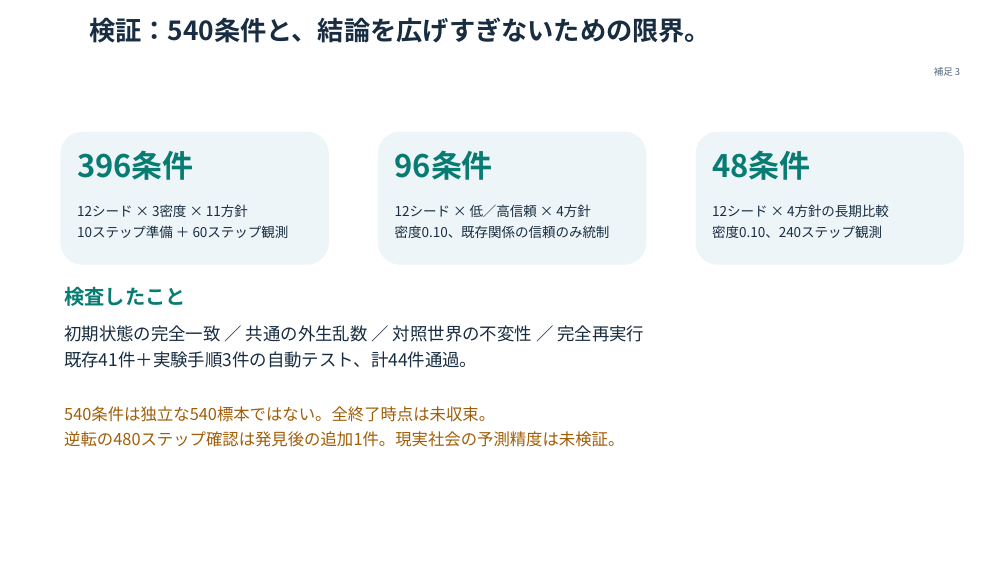
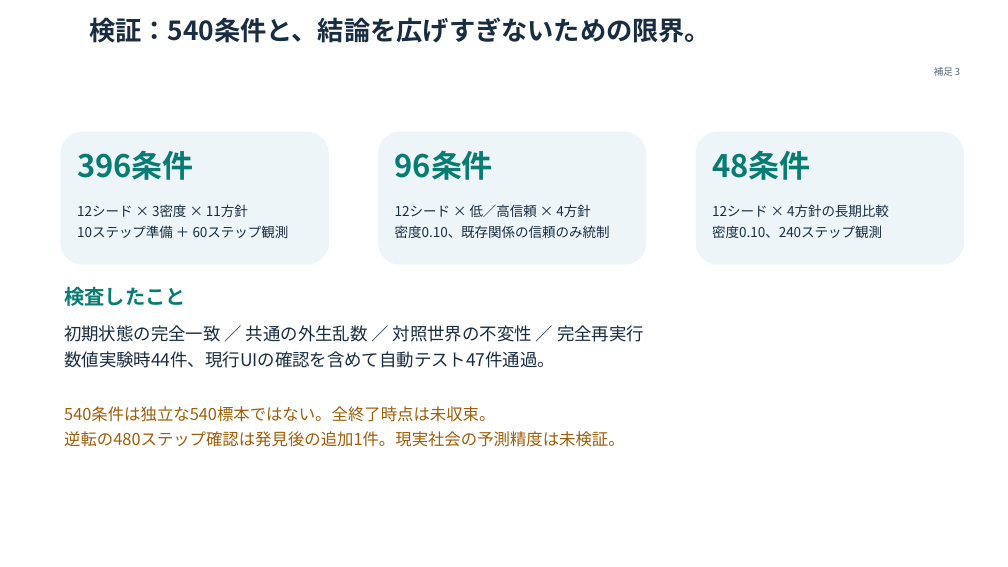
Before and after one commit to maton369/social-relationship-lab, a slide deck: slide 11 of presentation/Social_Relationship_Lab.pptx. Drawn at 1008x567 pixels with LibreOffice and Linux fonts; fonts in the diff are those of the drawing; background and template pictures are left out. Boxes give left, top, right and bottom in pixels: in the first picture for what was removed or moved away, otherwise in the second. Text is boxed around its words. In the diff, an @@ line names an element or a change of style, - is before the commit and + after.

```diff
--- a/presentation/Social_Relationship_Lab.pptx
+++ b/presentation/Social_Relationship_Lab.pptx
@@ text at box(64, 351, 555, 368): text changed @@
-既存41件＋実験手順3件の自動テスト、計44件通過。
+数値実験時44件、現行UIの確認を含めて自動テスト47件通過。
```
Also in this commit, not shown: 4 other slides changed, 1 slide added, 1 slide removed, 17 other files.
